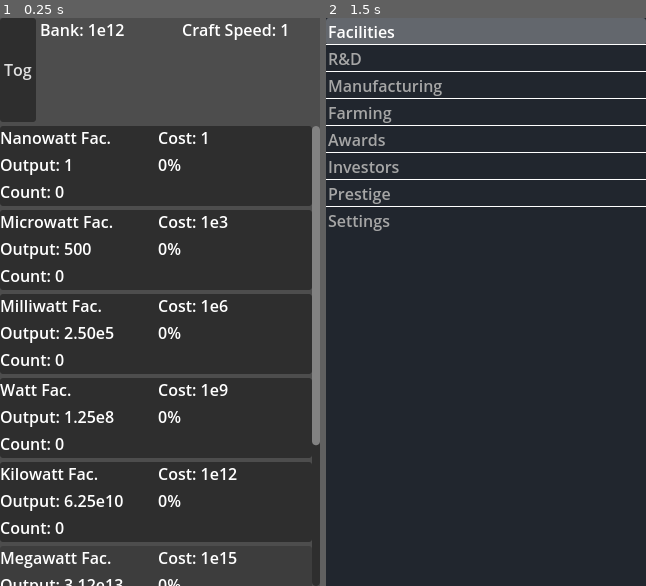
Above: before the commit, frames 1-2 (left to right).
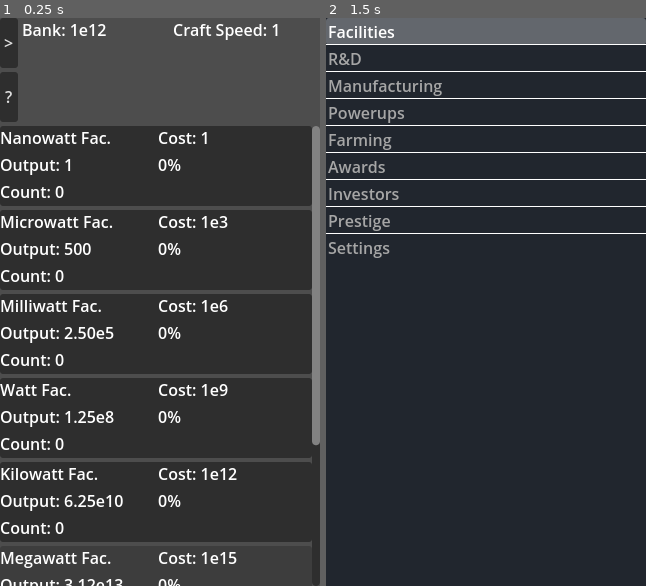
Above: after the commit, the same moments.

Repository: DylanBulfin/IncrementalGame
Game: Godot game, scene res://incremental_game.tscn
Two runs of this game, one before a commit and one after it. Both use one fixed random seed, a clock stepped at 60 frames per second and the inputs below.
Inputs:
- Up to frame 1 (0.25 s): no input
- Up to frame 2 (1.5 s): click "Tog" (after the commit: ">") at 0.5 s; tap Enter at 1.25 s

The runs differ from the first frame. In frame 1, 1.8% of the frame differs, in the area x 0-90%, y 0-19%; in frame 2, 1.5%.

Commit message:
Adding popup support

Diff:
--- a/incremental_game.tscn
+++ b/incremental_game.tscn
@@ -55,9 +55,18 @@
 [node name="HBoxContainer" type="HBoxContainer" parent="HBoxContainer/MainContent"]
 layout_mode = 2
 
-[node name="SideMenuButton" type="Button" parent="HBoxContainer/MainContent/HBoxContainer"]
+[node name="VBoxContainer" type="VBoxContainer" parent="HBoxContainer/MainContent/HBoxContainer"]
 layout_mode = 2
-text = "Tog"
+
+[node name="SideMenuButton" type="Button" parent="HBoxContainer/MainContent/HBoxContainer/VBoxContainer"]
+layout_mode = 2
+size_flags_vertical = 3
+text = ">"
+
+[node name="HelpButton" type="Button" parent="HBoxContainer/MainContent/HBoxContainer/VBoxContainer"]
+layout_mode = 2
+size_flags_vertical = 3
+text = "?"
 
 [node name="HeaderContainer" type="GridContainer" parent="HBoxContainer/MainContent/HBoxContainer"]
 unique_name_in_owner = true
@@ -70,5 +79,59 @@
 layout_mode = 2
 size_flags_vertical = 3
 
+[node name="PopupContainer" type="VBoxContainer" parent="."]
+unique_name_in_owner = true
+visible = false
+layout_mode = 1
+anchors_preset = 15
+anchor_right = 1.0
+anchor_bottom = 1.0
+grow_horizontal = 2
+grow_vertical = 2
+
+[node name="HBoxContainer" type="HBoxContainer" parent="PopupContainer"]
+layout_mode = 2
+
+[node name="PopupTitleRect" type="ColorRect" parent="PopupContainer/HBoxContainer"]
+layout_mode = 2
+size_flags_horizontal = 3
+color = Color(0.129412, 0.14902, 0.180392, 1)
+
+[node name="PopupTitle" type="Label" parent="PopupContainer/HBoxContainer/PopupTitleRect"]
+unique_name_in_owner = true
+layout_mode = 1
+anchors_preset = 15
+anchor_right = 1.0
+anchor_bottom = 1.0
+grow_horizontal = 2
+grow_vertical = 2
+text = "PopupTitle
+"
+
+[node name="PopupExit" type="Button" parent="PopupContainer/HBoxContainer"]
+layout_mode = 2
+size_flags_horizontal = 8
+text = "x
+"
+
+[node name="PopupContentRect" type="ColorRect" parent="PopupContainer"]
+layout_mode = 2
+size_flags_horizontal = 3
+size_flags_vertical = 3
+color = Color(0.129412, 0.14902, 0.180392, 1)
+
+[node name="PopupContent" type="Label" parent="PopupContainer/PopupContentRect"]
+unique_name_in_owner = true
+layout_mode = 1
+anchors_preset = 15
+anchor_right = 1.0
+anchor_bottom = 1.0
+grow_horizontal = 2
+grow_vertical = 2
+text = "Testing the popup content"
+autowrap_mode = 2
+
 [connection signal="item_selected" from="HBoxContainer/SideMenu" to="PopupManager" method="_on_side_menu_item_selected"]
-[connection signal="pressed" from="HBoxContainer/MainContent/HBoxContainer/SideMenuButton" to="PopupManager" method="_on_side_menu_button_pressed"]
+[connection signal="pressed" from="HBoxContainer/MainContent/HBoxContainer/VBoxContainer/SideMenuButton" to="PopupManager" method="_on_side_menu_button_pressed"]
+[connection signal="pressed" from="HBoxContainer/MainContent/HBoxContainer/VBoxContainer/HelpButton" to="PopupManager" method="_on_help_button_pressed"]
+[connection signal="pressed" from="PopupContainer/HBoxContainer/PopupExit" to="PopupManager" method="_on_popup_exit_button_pressed"]
--- a/resources/side_menu_items.tres
+++ b/resources/side_menu_items.tres
@@ -4,4 +4,4 @@
 
 [resource]
 script = ExtResource("1_1wxhs")
-items = Array[String](["Facilities", "R&D", "Manufacturing", "Farming", "Awards", "Investors", "Prestige", "Settings"])
+items = Array[String](["Facilities", "R&D", "Manufacturing", "Powerups", "Farming", "Awards", "Investors", "Prestige", "Settings"])
--- a/scripts/global/state.gd
+++ b/scripts/global/state.gd
@@ -2,6 +2,7 @@
 
 # Signals
 signal screen_change(id: int)
+signal new_popup(title: String, text: String)
 
 signal bank_change
 signal facility_changed(id: int)
@@ -41,6 +42,9 @@
 
 func change_screen(index: int) -> void:
 	screen_change.emit(index)
+
+func create_popup(title: String, text: String) -> void:
+	new_popup.emit(title, text)
 
 #region Header
 func _ready_header():
@@ -153,7 +157,8 @@
 		Models.UpgradeType.COutput:
 			return Models.UpgradeCategory.Crafting
 
-	return -1
+	push_error()
+	return Models.UpgradeCategory.Facility
 
 
 func upgrades_update_state(id: int, level: int, cost: float) -> void:
--- a/scripts/popup_manager.gd
+++ b/scripts/popup_manager.gd
@@ -1,25 +1,30 @@
 extends Node
-
-var side_menu_visible = false
 
 # Called when the node enters the scene tree for the first time.
 func _ready() -> void:
+	State.connect("new_popup", _on_new_popup)
 	%SideMenu.visible = false
 
-
-# Called every frame. 'delta' is the elapsed time since the previous frame.
-func _process(_delta: float) -> void:
-	pass
-
 func _on_side_menu_button_pressed() -> void:
-	side_menu_visible = not side_menu_visible
-	%SideMenu.visible = side_menu_visible
-	%MainContent.visible = not side_menu_visible
+	%SideMenu.visible = true
+	%MainContent.visible = false
 
 
 func _on_side_menu_item_selected(index: int) -> void:
 	%SideMenu.visible = false
 	%MainContent.visible = true
-	side_menu_visible = false
 
 	State.change_screen(index)
+
+func _on_new_popup(title: String, text: String) -> void:
+	%PopupTitle.text = title
+	%PopupContent.text = text
+	%MainContent.visible = false
+	%PopupContainer.visible = true
+
+func _on_help_button_pressed() -> void:
+	State.create_popup("Testing", "Testing2")
+
+func _on_popup_exit_button_pressed() -> void:
+	%PopupContainer.visible = false
+	%MainContent.visible = true
--- a/scripts/screen_manager.gd
+++ b/scripts/screen_manager.gd
@@ -10,6 +10,7 @@
 	screen_nodes = [
 		preload("res://scenes/screens/facility_screen.tscn"),
 		preload("res://scenes/screens/upgrade_screen.tscn"),
+		preload("res://scenes/screens/dummy_screen.tscn"),
 		preload("res://scenes/screens/dummy_screen.tscn"),
 		preload("res://scenes/screens/dummy_screen.tscn"),
 		preload("res://scenes/screens/dummy_screen.tscn"),
